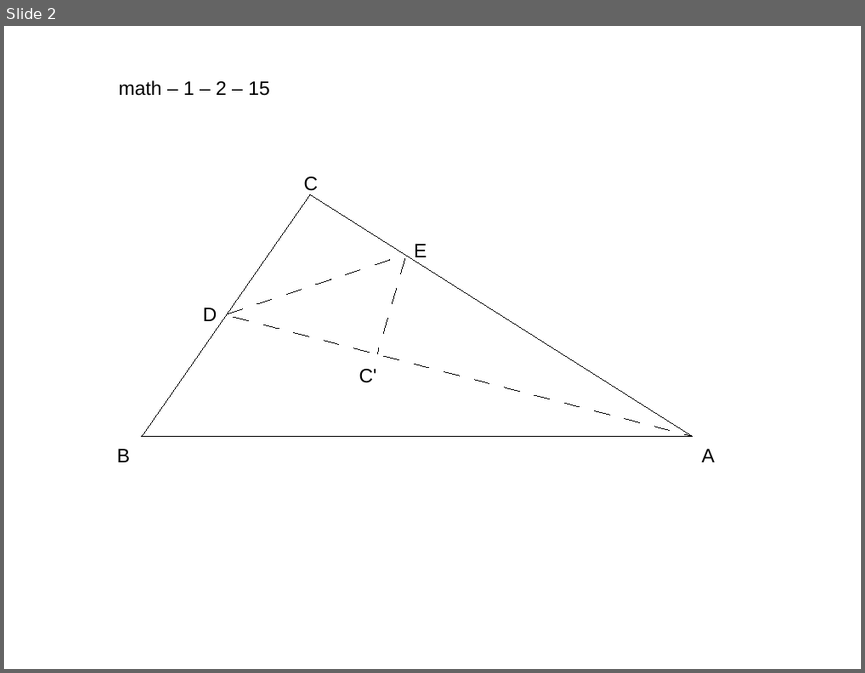
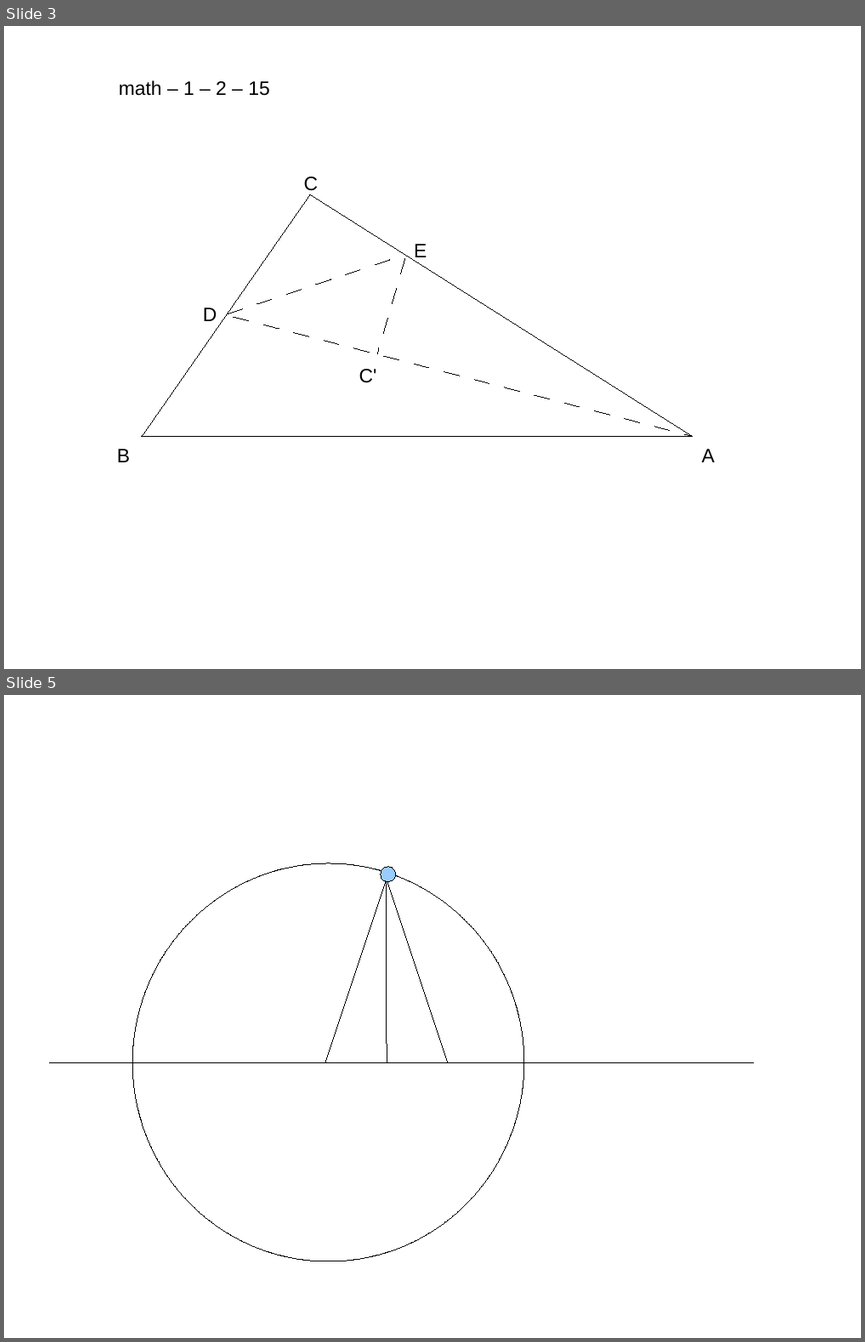
Before and after one commit to ericzhang/english-math, a slide deck: 2025-11-01/exam-solution.odp. Shown one above the other, each under a label of ours: slide 2 before the commit, slides 3 and 5 after it; the slides between them are not shown. The pictures are 865x673 and 865x1342 pixels, drawn with LibreOffice and Linux fonts; fonts in the diff are those of the drawing. Boxes give left, top, right and bottom in pixels: in the first picture for what was removed or moved away, otherwise in the second. Text is boxed around its words. In the diff, an @@ line names an element or a change of style, - is before the commit and + after.

```diff
--- a/2025-11-01/exam-solution.odp
+++ b/2025-11-01/exam-solution.odp
@@ slide 5 added at bbox=[4, 695, 861, 1338], background #FFFFFF @@
@@ ellipse added at bbox=[132, 863, 524, 1262], fill #FFFFFF, outline #000000 0 pt @@
@@ ellipse added at bbox=[381, 866, 396, 882], fill #99CCFF, outline #000000 0 pt @@
@@ line added from (386, 879) to (325, 1062), #000000 0 pt @@
@@ line added from (386, 879) to (386, 1062), #000000 0 pt @@
@@ line added from (386, 879) to (448, 1062), #000000 0 pt @@
@@ line added from (50, 1062) to (755, 1062), #000000 0 pt @@
@@ what was slide 2 is now slide 3 @@
```
Also in this commit, not shown: 2 other slides added, 4 other files.
